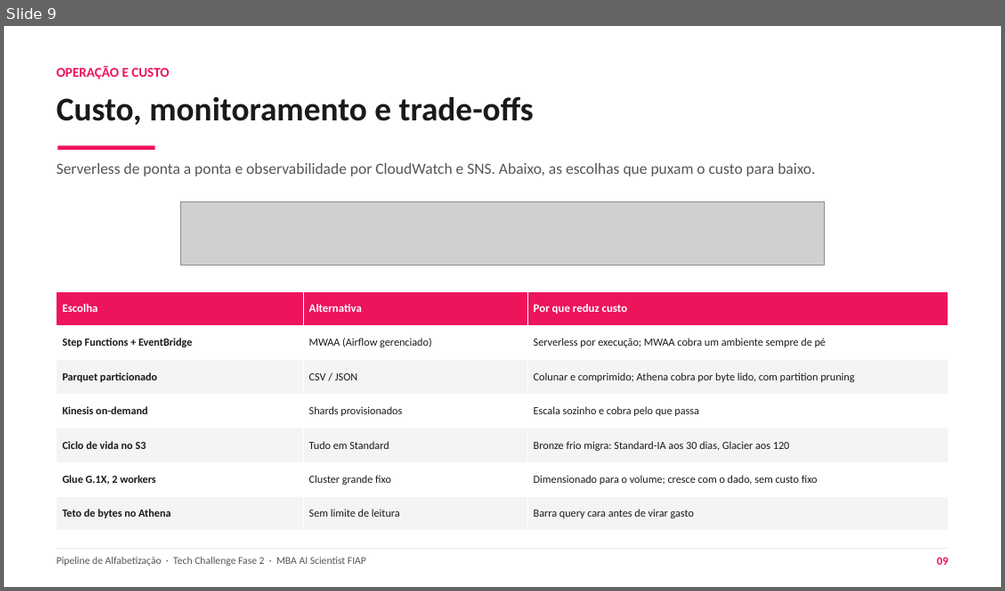
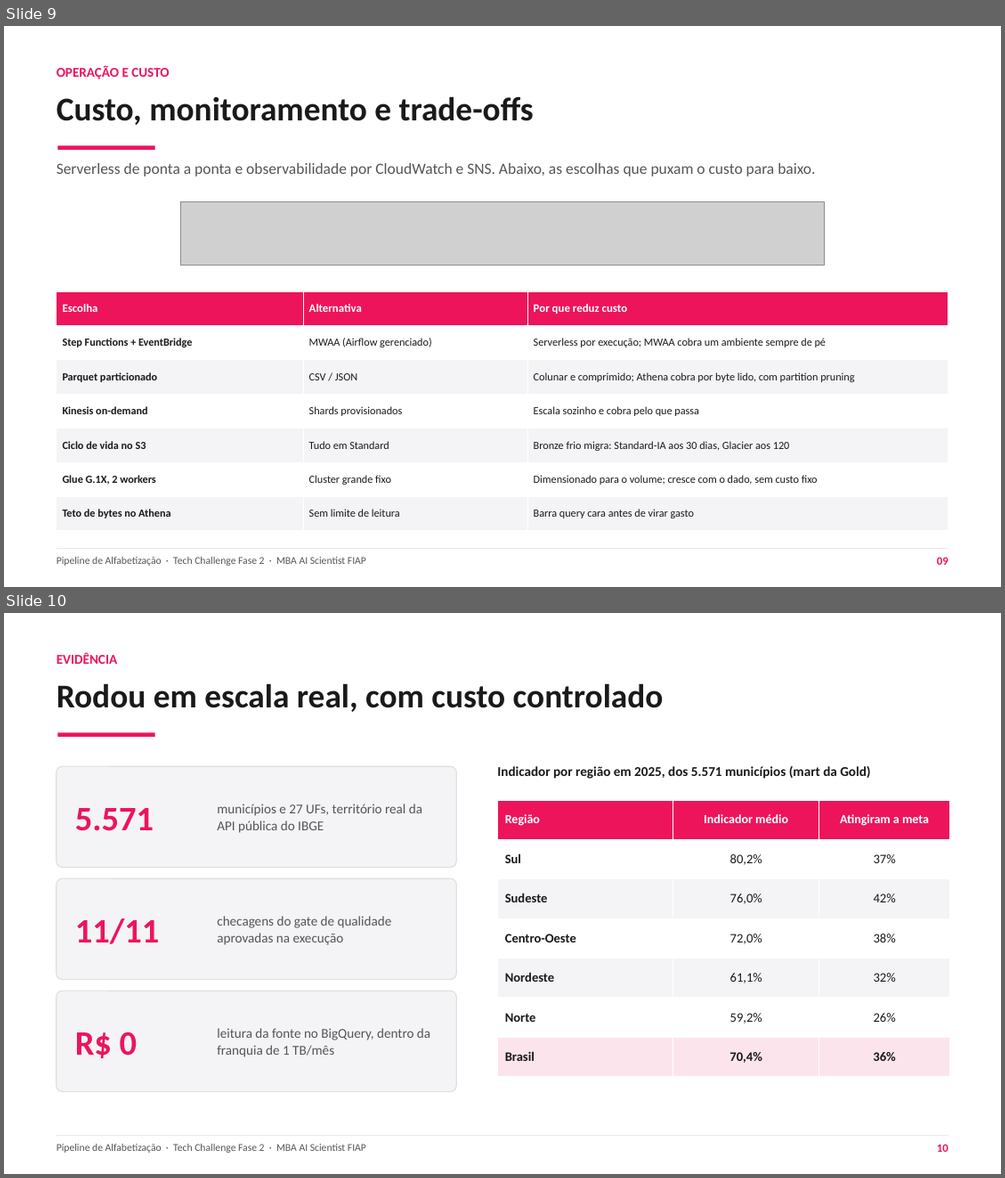
Before and after one commit to guillecosme/fiap-ai-scientist-tech-challenge-fase-02, a slide deck: reports/slides/pipeline_alfabetizacao_fase2.pptx. Shown one above the other, each under a label of ours: slide 9 before the commit, slides 9 and 10 after it. The pictures are 1005x591 and 1005x1178 pixels, drawn with LibreOffice and Linux fonts; fonts in the diff are those of the drawing; grey boxes stand for pictures. Boxes give left, top, right and bottom in pixels: in the first picture for what was removed or moved away, otherwise in the second. Text is boxed around its words. In the diff, an @@ line names an element or a change of style, - is before the commit and + after.

Commit message:
slide de evidencia: escala real, gate aprovado, custo e desigualdade regional

```diff
--- a/reports/slides/pipeline_alfabetizacao_fase2.pptx
+++ b/reports/slides/pipeline_alfabetizacao_fase2.pptx
@@ slide 10 added at <box>4,613,1001,1174</box>, background #FFFFFF @@
@@ text added at <box>57,652,117,664</box>, 13 pt, text #ED145B, bold @@
+EVIDÊNCIA
@@ text added at <box>57,683,663,712</box>, 32 pt, text #1A1A1A, bold @@
+Rodou em escala real, com custo controlado
@@ rectangle added at <box>57,732,155,737</box>, fill #ED145B @@
@@ rounded rectangle added at <box>57,766,456,868</box>, fill #F4F4F6, outline #E0E0E0 1 pt @@
@@ text added at <box>497,766,870,779</box>, 13 pt, text #1A1A1A, bold @@
+Indicador por região em 2025, dos 5.571 municípios (mart da Gold)
@@ text added at <box>75,808,154,831</box>, 33 pt, text #ED145B, bold @@
+5.571
@@ text added at <box>217,803,422,833</box>, 13 pt, text #555555 @@
+municípios e 27 UFs, território real da API pública do IBGE
@@ table added at <box>498,800,950,1077</box>, 7 rows, 3 columns @@
+Região | Indicador médio | Atingiram a meta
+Sul | 80,2% | 37%
+Sudeste | 76,0% | 42%
+Centro-Oeste | 72,0% | 38%
+Nordeste | 61,1% | 32%
+Norte | 59,2% | 26%
+Brasil | 70,4% | 36%
@@ rounded rectangle added at <box>57,878,456,980</box>, fill #F4F4F6, outline #E0E0E0 1 pt @@
@@ text added at <box>75,918,159,944</box>, 33 pt, text #ED145B, bold @@
+11/11
@@ text added at <box>217,916,392,945</box>, 13 pt, text #555555 @@
+checagens do gate de qualidade aprovadas na execução
@@ rounded rectangle added at <box>57,990,456,1092</box>, fill #F4F4F6, outline #E0E0E0 1 pt @@
@@ text added at <box>75,1031,137,1058</box>, 33 pt, text #ED145B, bold @@
+R$ 0
@@ text added at <box>217,1028,430,1057</box>, 13 pt, text #555555 @@
+leitura da fonte no BigQuery, dentro da franquia de 1 TB/mês
@@ rectangle added at <box>57,1135,948,1135</box>, fill #E0E0E0 @@
@@ text added at <box>57,1143,366,1152</box>, 10 pt, text #555555 @@
+Pipeline de Alfabetização · Tech Challenge Fase 2 · MBA AI Scientist FIAP
@@ text added at <box>937,1143,948,1151</box>, 11 pt, text #ED145B, bold @@
+10
```
Also in this commit, not shown: 1 slide changed.
